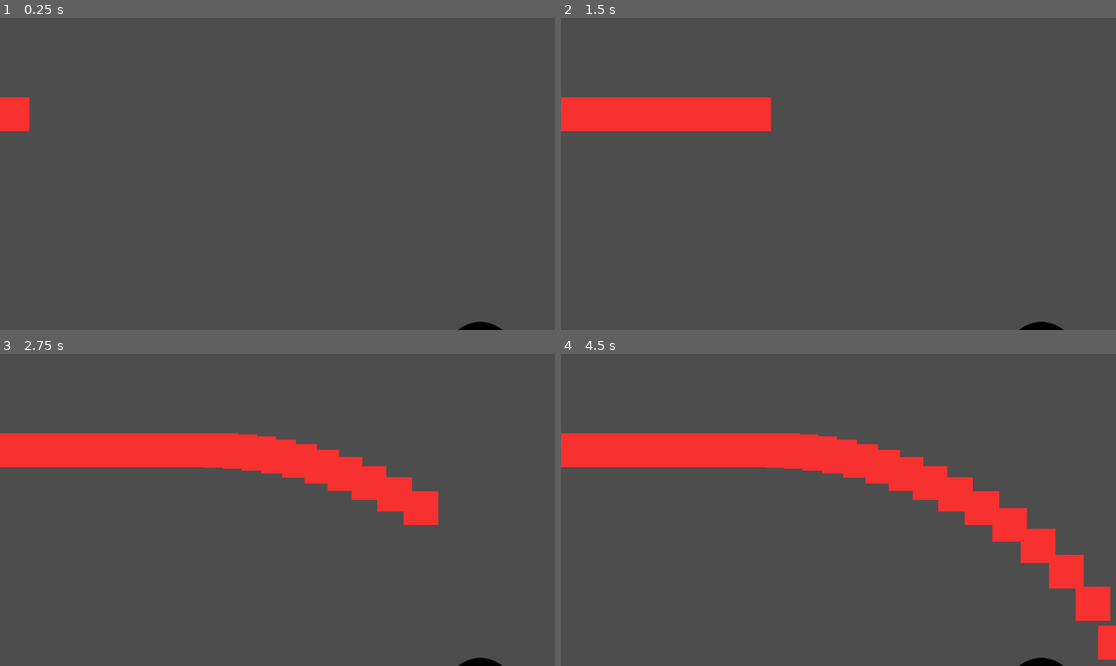
Above: before the commit, frames 1-4 (two rows, left to right).
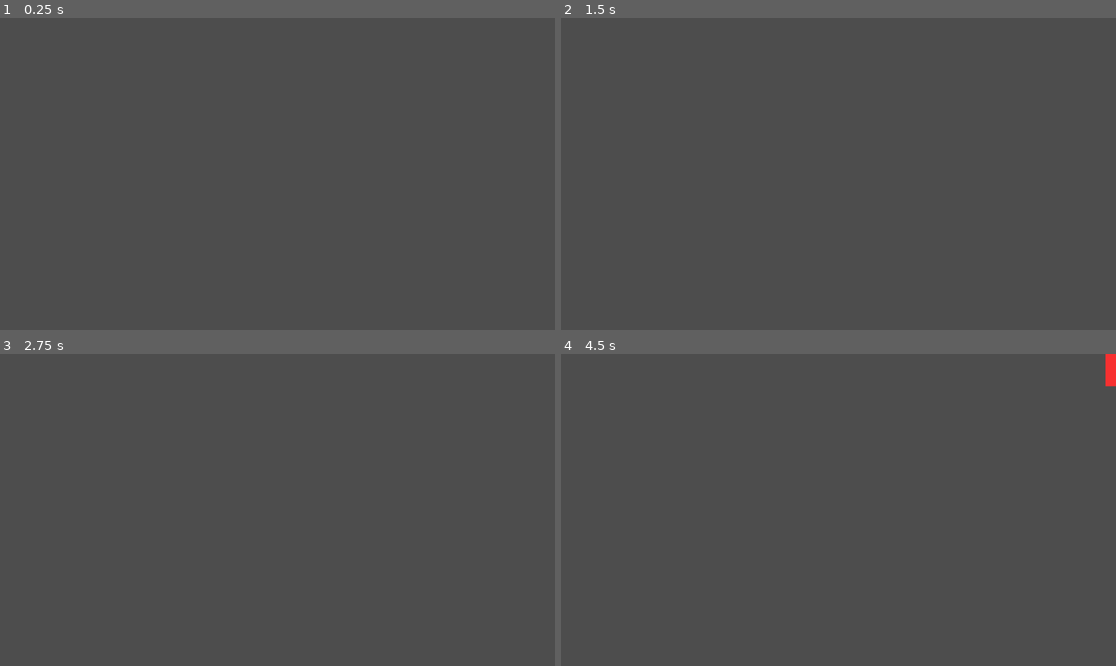
Above: after the commit, the same moments.

Repository: lethalgem/lemmings-forge-game
Game: Godot game, scene res://scenes/gravity_test.tscn
Two runs of this game, one before a commit and one after it. Both use one fixed random seed, a clock stepped at 60 frames per second and the inputs below.
Inputs (mouse positions are in pixels of both pictures, inside the frame that each line leads up to):
- Up to frame 1 (0.25 s): no input
- Up to frame 2 (1.5 s): move the mouse to (960, 158) at 0.52 s; press the mouse at (960, 158) at 0.53 s; move the mouse to (727, 189) at 1.27 s; release the mouse at (727, 189) at 1.28 s; click (727, 189) at 1.35 s
- Up to frame 3 (2.75 s): move the mouse to (333, 441) at 2.02 s; press the mouse at (333, 441) at 2.03 s
- Up to frame 4 (4.5 s): move the mouse to (810, 572) at 2.77 s; release the mouse at (810, 572) at 2.78 s; click (810, 572) at 2.85 s; move the mouse to (1005, 556) at 3.52 s; press the mouse at (1005, 556) at 3.53 s; move the mouse to (672, 463) at 4.27 s; release the mouse at (672, 463) at 4.28 s; click (672, 463) at 4.35 s

The runs differ from the first frame. In frame 1, 0.7% of the frame differs, in the area x 0-91%, y 25-100%; in frame 2, 4.3%; in frame 3, 9.2%; in frame 4, 12%, in the area x 0-100%, y 0-100%.

Commit message:
MB Inital planets create and accept crates working

Diff:
--- /dev/null
+++ b/scenes/black_hole.tscn
@@ -0,0 +1,41 @@
+[gd_scene load_steps=4 format=3 uid="uid://b5exmk65lrs0v"]
+
+[ext_resource type="Script" path="res://scripts/black_hole.gd" id="1_itekg"]
+[ext_resource type="Texture2D" uid="uid://cyf177o7sdemr" path="res://assets/black_hole_sprite.png" id="2_ft5es"]
+
+[sub_resource type="CircleShape2D" id="CircleShape2D_ysjjs"]
+radius = 7.89911
+
+[node name="BlackHole" type="Node2D"]
+script = ExtResource("1_itekg")
+
+[node name="BlackHole" type="Area2D" parent="."]
+unique_name_in_owner = true
+position = Vector2(-1, 0)
+
+[node name="HSlider" type="HSlider" parent="BlackHole"]
+unique_name_in_owner = true
+offset_left = -83.0
+offset_top = 108.0
+offset_right = 97.0
+offset_bottom = 124.0
+min_value = 0.25
+max_value = 20.0
+step = 0.1
+value = 5.05
+metadata/_edit_use_anchors_ = true
+
+[node name="Sprite2D" type="Sprite2D" parent="BlackHole"]
+modulate = Color(0, 0, 0, 1)
+texture = ExtResource("2_ft5es")
+
+[node name="CollisionShape2D" type="CollisionShape2D" parent="BlackHole"]
+position = Vector2(1, 1)
+scale = Vector2(7.85, 7.85)
+shape = SubResource("CircleShape2D_ysjjs")
+
+[node name="DirectionRayCast" type="RayCast2D" parent="BlackHole"]
+unique_name_in_owner = true
+position = Vector2(-699, -386)
+
+[connection signal="body_entered" from="BlackHole" to="." method="_on_body_entered"]
--- /dev/null
+++ b/scenes/gravity_test.Backup.tscn
@@ -0,0 +1,42 @@
+[gd_scene load_steps=5 format=3 uid="uid://bfiak8anesdpv"]
+
+[ext_resource type="Script" path="res://scripts/gravity_test_controller.gd" id="1_v5kfb"]
+[ext_resource type="Script" path="res://scripts/black_hole.gd" id="2_tra3l"]
+[ext_resource type="Texture2D" uid="uid://cyf177o7sdemr" path="res://assets/black_hole_sprite.png" id="3_u1hnf"]
+
+[sub_resource type="CircleShape2D" id="CircleShape2D_32w4t"]
+radius = 7.89911
+
+[node name="GravityTestController" type="Node2D"]
+script = ExtResource("1_v5kfb")
+
+[node name="BlackHole" type="Area2D" parent="."]
+unique_name_in_owner = true
+position = Vector2(997, 702)
+script = ExtResource("2_tra3l")
+
+[node name="HSlider" type="HSlider" parent="BlackHole"]
+unique_name_in_owner = true
+offset_left = -83.0
+offset_top = 108.0
+offset_right = 97.0
+offset_bottom = 124.0
+max_value = 50.0
+step = 0.1
+value = 10.0
+metadata/_edit_use_anchors_ = true
+
+[node name="Sprite2D" type="Sprite2D" parent="BlackHole"]
+modulate = Color(0, 0, 0, 1)
+texture = ExtResource("3_u1hnf")
+
+[node name="CollisionShape2D" type="CollisionShape2D" parent="BlackHole"]
+position = Vector2(1, 1)
+scale = Vector2(7.85, 7.85)
+shape = SubResource("CircleShape2D_32w4t")
+
+[node name="DirectionRayCast" type="RayCast2D" parent="BlackHole"]
+unique_name_in_owner = true
+position = Vector2(-699, -386)
+
+[connection signal="body_entered" from="BlackHole" to="BlackHole" method="_on_body_entered"]
--- a/scenes/gravity_test.tscn
+++ b/scenes/gravity_test.tscn
@@ -1,42 +1,29 @@
-[gd_scene load_steps=5 format=3 uid="uid://ducuex5p520wp"]
+[gd_scene load_steps=4 format=3 uid="uid://ducuex5p520wp"]
 
 [ext_resource type="Script" path="res://scripts/gravity_test_controller.gd" id="1_gclhx"]
-[ext_resource type="Texture2D" uid="uid://cyf177o7sdemr" path="res://assets/black_hole_sprite.png" id="2_llap1"]
-[ext_resource type="Script" path="res://scripts/black_hole.gd" id="2_trij0"]
-
-[sub_resource type="CircleShape2D" id="CircleShape2D_32w4t"]
-radius = 7.89911
+[ext_resource type="PackedScene" uid="uid://b5exmk65lrs0v" path="res://scenes/black_hole.tscn" id="2_bjwv3"]
+[ext_resource type="PackedScene" uid="uid://bwd1ajpap6kfd" path="res://scenes/planet.tscn" id="3_bpyfn"]
 
 [node name="GravityTestController" type="Node2D"]
+position = Vector2(366, 330)
 script = ExtResource("1_gclhx")
 
-[node name="BlackHole" type="Area2D" parent="."]
+[node name="BlackHole1" parent="." instance=ExtResource("2_bjwv3")]
 unique_name_in_owner = true
-position = Vector2(997, 702)
-script = ExtResource("2_trij0")
+position = Vector2(708, 408)
 
-[node name="HSlider" type="HSlider" parent="BlackHole"]
+[node name="BlackHole2" parent="." instance=ExtResource("2_bjwv3")]
 unique_name_in_owner = true
-offset_left = -83.0
-offset_top = 108.0
-offset_right = 97.0
-offset_bottom = 124.0
-max_value = 50.0
-step = 0.1
-value = 10.0
-metadata/_edit_use_anchors_ = true
+position = Vector2(1314, 750)
 
-[node name="Sprite2D" type="Sprite2D" parent="BlackHole"]
-modulate = Color(0, 0, 0, 1)
-texture = ExtResource("2_llap1")
+[node name="BlackHole3" parent="." instance=ExtResource("2_bjwv3")]
+unique_name_in_owner = true
+position = Vector2(1896, 210)
 
-[node name="CollisionShape2D" type="CollisionShape2D" parent="BlackHole"]
-position = Vector2(1, 1)
-scale = Vector2(7.85, 7.85)
-shape = SubResource("CircleShape2D_32w4t")
+[node name="EndPlanet" parent="." instance=ExtResource("3_bpyfn")]
+unique_name_in_owner = true
+position = Vector2(2466, 468)
 
-[node name="DirectionRayCast" type="RayCast2D" parent="BlackHole"]
+[node name="StartPlanet" parent="." instance=ExtResource("3_bpyfn")]
 unique_name_in_owner = true
-position = Vector2(-699, -386)
-
-[connection signal="body_entered" from="BlackHole" to="BlackHole" method="_on_body_entered"]
+position = Vector2(30, 636)
--- /dev/null
+++ b/scenes/planet.tscn
@@ -0,0 +1,29 @@
+[gd_scene load_steps=4 format=3 uid="uid://bwd1ajpap6kfd"]
+
+[ext_resource type="Script" path="res://scripts/planet.gd" id="1_v2g7l"]
+[ext_resource type="Texture2D" uid="uid://cyf177o7sdemr" path="res://assets/black_hole_sprite.png" id="2_e7x25"]
+
+[sub_resource type="CircleShape2D" id="CircleShape2D_ysjjs"]
+radius = 7.89911
+
+[node name="Planet" type="Node2D"]
+script = ExtResource("1_v2g7l")
+
+[node name="Area" type="Area2D" parent="."]
+unique_name_in_owner = true
+position = Vector2(-1, 0)
+
+[node name="Sprite2D" type="Sprite2D" parent="Area"]
+modulate = Color(0.415686, 0.686275, 0.360784, 1)
+texture = ExtResource("2_e7x25")
+
+[node name="CollisionShape2D" type="CollisionShape2D" parent="Area"]
+position = Vector2(1, 1)
+scale = Vector2(7.85, 7.85)
+shape = SubResource("CircleShape2D_ysjjs")
+
+[node name="DirectionRayCast" type="RayCast2D" parent="Area"]
+unique_name_in_owner = true
+position = Vector2(-699, -386)
+
+[connection signal="body_entered" from="Area" to="." method="_on_body_entered"]
--- a/scripts/black_hole.gd
+++ b/scripts/black_hole.gd
@@ -1,17 +1,26 @@
-extends Area2D
+extends Node2D
 
 @onready var ore = preload("res://scenes/ore.tscn")
 @onready var cast_to_ore = %DirectionRayCast
 var ores_in_gravity_well = []
 
-func startCrates():
-	var ore_instance = ore.instantiate()
-	add_child(ore_instance)
-	ore_instance.global_position = Vector2(-50,200) # get_global_mouse_position()
+@onready var _parent = null
+func setParent(parent):
+	_parent = parent
+
+#func startCrates():
+	#var ore_instance = ore.instantiate()
+	#add_child(ore_instance)
+	#ore_instance.global_position = Vector2(-50,200) # get_global_mouse_position()
+	#ores_in_gravity_well.append(ore_instance)
+	#
+	#await get_tree().create_timer(.1).timeout
+	#startCrates()
+	#
+func addCrate(ore_instance):
 	ores_in_gravity_well.append(ore_instance)
 
-	await get_tree().create_timer(.1).timeout
-	startCrates()
+
 #func _input(event):
 	#if event.is_action_pressed("left_click"):
 		#var ore_instance = ore.instantiate()
@@ -23,6 +32,11 @@
 # func _draw():
 # 	for ore in ores_in_gravity_well:
 # 		draw_line(global_position, ore.global_position, Color(255,0, 255), 10)
+
+
+func setInitalGravity(gravity):
+	%HSlider.value = gravity
+
 
 func _physics_process(delta):
 	#var gravityModifier:float = float(%GravityText.text)
@@ -44,13 +58,15 @@
 	if body is Ore:
 		print("ore entered gravity well")
 
-		if not body.beenDetected():
-			body.setBeenDetected()
-			return
-
+		#if not body.beenDetected():
+			#body.setBeenDetected()
+			#return
+		#
 		var index = ores_in_gravity_well.find(body)
 		if index >= 0:
 			ores_in_gravity_well.remove_at(index)
-			remove_child(body)
+			#remove_child(body)
+			_parent.deleteOre(body)
+		#_parent.deleteOre(body)
 
 		#ores_in_gravity_well.append(body)
--- a/scripts/gravity_test_controller.gd
+++ b/scripts/gravity_test_controller.gd
@@ -1,5 +1,30 @@
 extends Node
 
+@onready var ore = preload("res://scenes/ore.tscn")
 
 func _ready():
-	%BlackHole.startCrates()
+	%BlackHole1.setParent(self)
+	%BlackHole2.setParent(self)
+	%BlackHole3.setParent(self)
+
+	%BlackHole1.setInitalGravity(12)
+	%BlackHole2.setInitalGravity(3)
+	%BlackHole3.setInitalGravity(15)
+
+	%StartPlanet.setParent(self)
+	%EndPlanet.setParent(self)
+	%StartPlanet.startCrates()
+	#%BlackHole.startCrates()
+	#%BlackHole2.startCrates()
+
+func deleteOre(body):
+	remove_child(body)
+
+func crateAdded(ore_instance):
+	var currentGlobalPosition = ore_instance.global_position
+	add_child(ore_instance)
+	ore_instance.global_position = currentGlobalPosition
+
+	%BlackHole1.addCrate(ore_instance)
+	%BlackHole2.addCrate(ore_instance)
+	%BlackHole3.addCrate(ore_instance)
--- a/scripts/ore.gd
+++ b/scripts/ore.gd
@@ -1,8 +1,14 @@
 class_name Ore
 extends CharacterBody2D
 
-@onready var current_direction = Vector2(1,0)
+#@onready var current_direction = Vector2(1,0)
+var current_direction = Vector2(1,0)
 @onready var current_velocity = 300
+
+var createdPlanet = null
+func setCreatePlanet(planet):
+	createdPlanet = planet
+
 
 
 @onready var _beenDetected = false
@@ -11,6 +17,8 @@
 func setBeenDetected():
 	_beenDetected = true
 
+func forceDirection(direction:Vector2):
+	current_direction = direction.normalized()
 
 func _physics_process(delta):
 	var new_position = global_position + (current_direction * current_velocity * delta)
@@ -29,7 +37,7 @@
 
 func update(direction:Vector2, distance:float, gravity:float, delta:float):
 
-	if distance > 750:
+	if distance > 700:
 		return
 
 	#distance = max(distance, 750)
--- /dev/null
+++ b/scripts/planet.gd
@@ -0,0 +1,33 @@
+extends Node2D
+
+@onready var ore = preload("res://scenes/ore.tscn")
+@onready var cast_to_ore = %DirectionRayCast
+var ores_in_gravity_well = []
+
+@onready var _parent = null
+func setParent(parent):
+	_parent = parent
+
+func _on_body_entered(body):
+	if body is Ore:
+		print("ore entered gravity well")
+
+		#var index = ores_in_gravity_well.find(body)
+		#if index >= 0:
+			#ores_in_gravity_well.remove_at(index)
+			#_parent.deleteOre(body)
+		if body.createdPlanet != self:
+			_parent.deleteOre(body)
+
+
+func startCrates():
+	var ore_instance = ore.instantiate()
+	#add_child(ore_instance)
+	#ore_instance.global_position = Vector2(-50 + randf_range(-5,5),200 + randf_range(-5,5)) # get_global_mouse_position()
+	ore_instance.global_position = global_position
+	ore_instance.forceDirection(Vector2(2, 1))
+	ore_instance.setCreatePlanet(self)
+	_parent.crateAdded(ore_instance)
+
+	await get_tree().create_timer(.4).timeout
+	startCrates()
